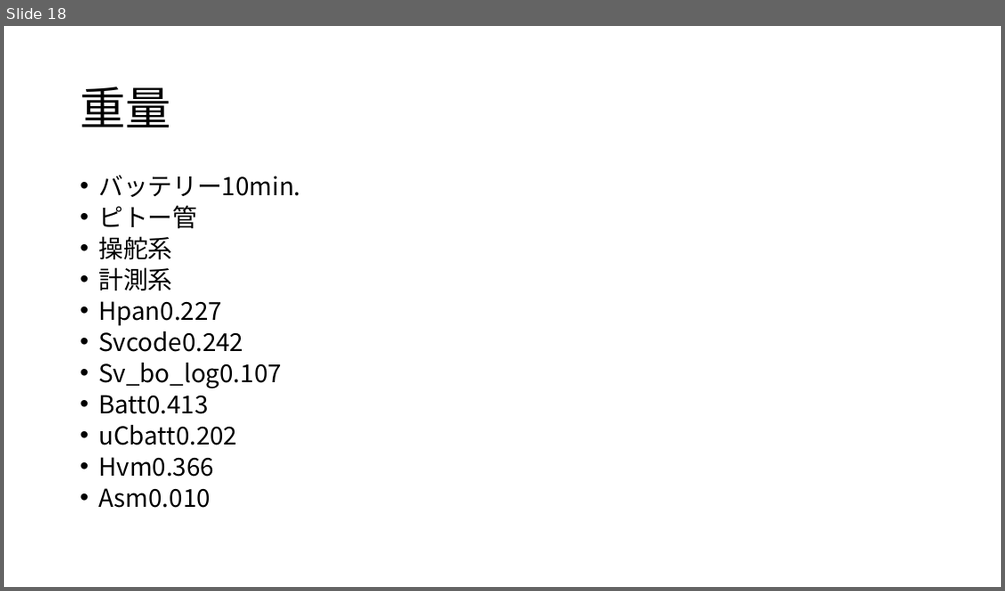
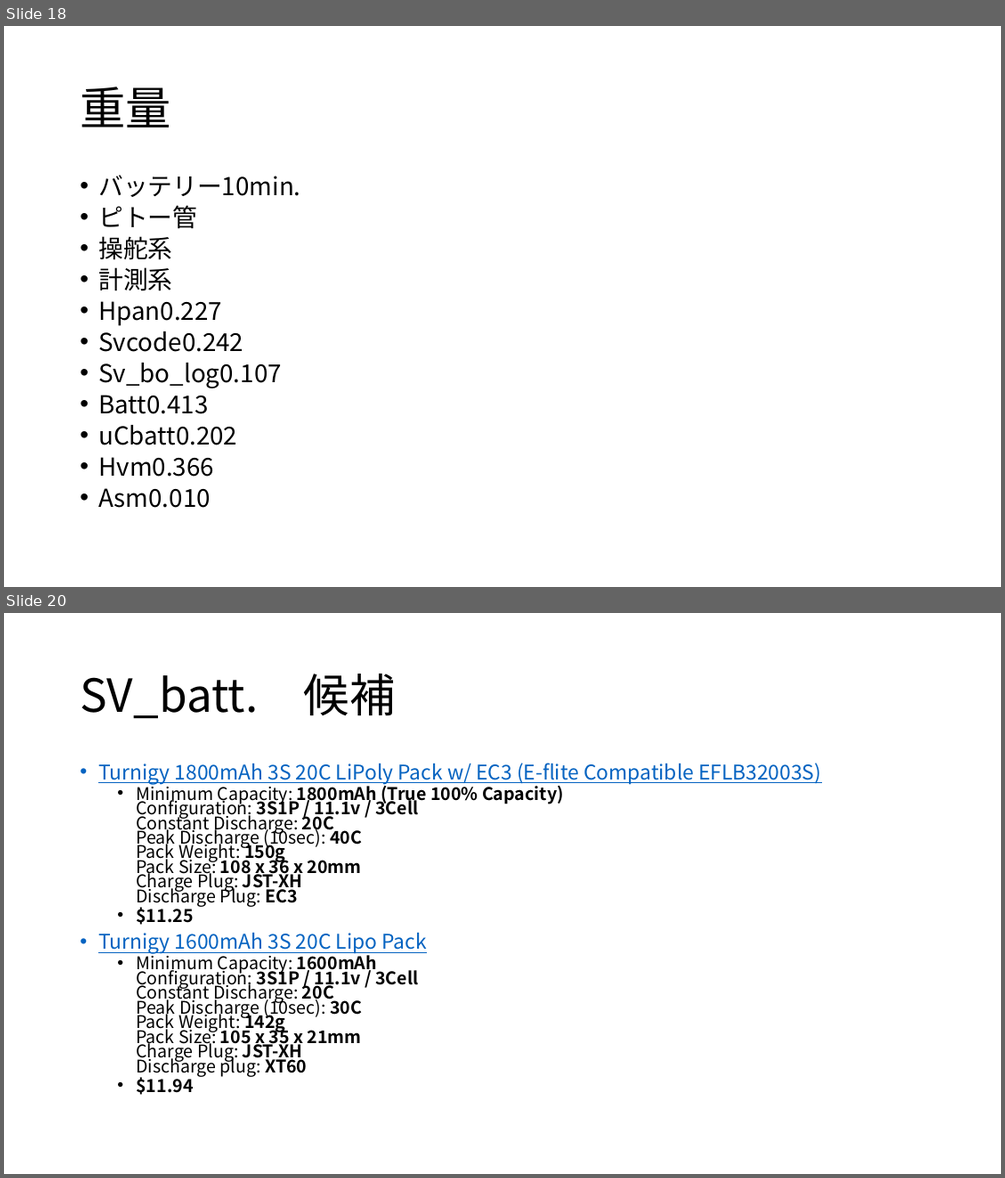
Before and after one commit to TORICA/avio17, a slide deck: 電装全体構成_TORICA_17_LUMINOUS.pptx. Shown one above the other, each under a label of ours: slide 18 before the commit, slides 18 and 20 after it; the slides between them are not shown. The pictures are 1005x591 and 1005x1178 pixels, drawn with LibreOffice and Linux fonts; fonts in the diff are those of the drawing. Boxes give left, top, right and bottom in pixels: in the first picture for what was removed or moved away, otherwise in the second. Text is boxed around its words. In the diff, an @@ line names an element or a change of style, - is before the commit and + after.

```diff
--- a/電装全体構成_TORICA_17_LUMINOUS.pptx
+++ b/電装全体構成_TORICA_17_LUMINOUS.pptx
@@ slide 20 added at bbox=[4, 613, 1001, 1174], background #FFFFFF @@
@@ title added at bbox=[80, 674, 396, 719], 44 pt, text #000000 @@
+SV_batt. 候補
@@ text added at bbox=[98, 763, 821, 1094], 16.8 pt, text #000000 @@
+• Turnigy 1800mAh 3S 20C LiPoly Pack w/ EC3 (E-flite Compatible EFLB32003S)
+  • Minimum Capacity: 1800mAh (True 100% Capacity)
+    Configuration: 3S1P / 11.1v / 3Cell
+    Constant Discharge: 20C
+    Peak Discharge (10sec): 40C
+    Pack Weight: 150g
+    Pack Size: 108 x 36 x 20mm
+    Charge Plug: JST-XH
+    Discharge Plug: EC3
+  • $11.25
+• Turnigy 1600mAh 3S 20C Lipo Pack
+  • Minimum Capacity: 1600mAh
+    Configuration: 3S1P / 11.1v / 3Cell
+    Constant Discharge: 20C
+    Peak Discharge (10sec): 30C
+    Pack Weight: 142g
+    Pack Size: 105 x 35 x 21mm
+    Charge Plug: JST-XH
+    Discharge plug: XT60
+  • $11.94
```
Also in this commit, not shown: 2 other slides added.
